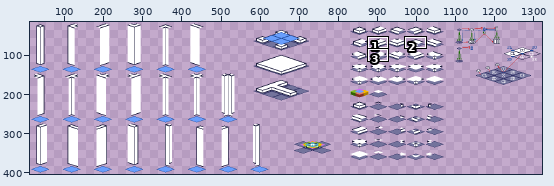
File history of a pixel-art file, assets/images/scratchpad.aseprite. The picture above shows the old version from afar; the outline marks the close-up.
Close-up. Old version:
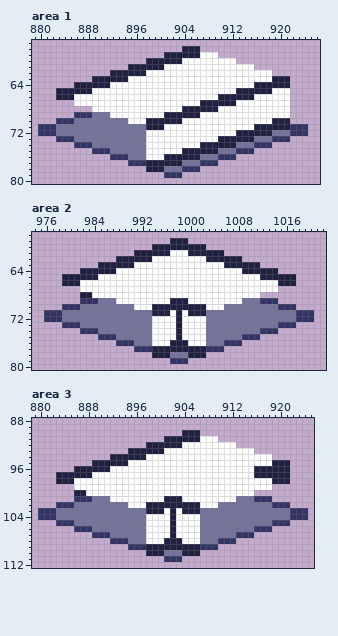
1344x416 pixels, 1 frame. Shown: area 1: x 879..926, y 57..80; area 2: x 974..1022, y 58..80; area 3: x 879..925, y 88..112. The wide view leaves out empty margins. The commit also changed other parts of the picture, which this record leaves out.
Once edited:
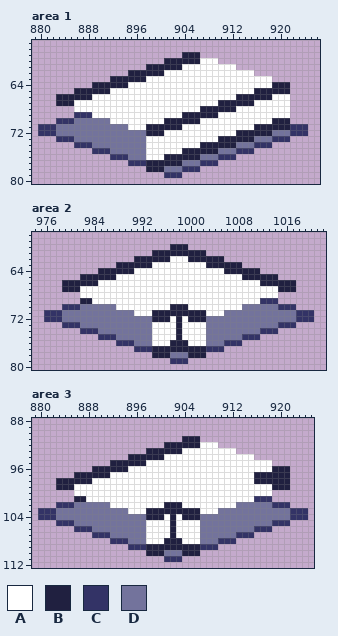
Palette (. is transparent): A #ffffff  B #202040  C #333366  D #73739c
What changed:
layer "walls and floors #2" removed
Changed rows in their new state; - is an unchanged pixel.
Area 1, layer "floors":
first column x 883:
58 ---------------------...---------------
59 ------------------...---...------------
60 ---------------...---BBB---...---------
61 ------------...---BBB---------...------
62 ---------...---BBB---------------...---
63 ------...---BBB---------------------...
64 ---...---BBB---------------------AAA---
65 ...---BBB---------------------AAA---BBB
66 ---BBB---------------------AAA---BBB---
67 BBB---------------------AAA---BBB------
68 ---AAA---------------AAA---BBB---------
69 ------AAA---------AAA---BBB------------
70 ---------AAA---AAA---BBB---------------
71 ------------AAA---BBB------------------
72 ---------------BBB---------------------
Area 2, layer "floors":
first column x 979:
59 ------------------...------------------
60 ---------------...---...---------------
61 ------------...---BBB---...------------
62 ---------...---BBB---BBB---...---------
63 ------...---BBB---------BBB---...------
64 ---...---BBB---------------BBB---...---
65 ...---BBB---------------------BBB---...
66 ---BBB---------------------------BBB---
67 BBB---------------------------------BBB
68 ---AA----------------------------AAA---
69 ---BBAAAA---------AAA---------AAA------
70 ---------AAA---AAA---AAA---AAA---------
71 ------------AAA---B-B---AAA------------
72 ---------------BBB---BBB---------------
Area 3, layer "floors":
first column x 883:
 90 ---------------------...---------------
 91 ------------------...---...------------
 92 ---------------...---BBB---...---------
 93 ------------...---BBB---------...------
 94 ---------...---BBB---------------...---
 95 ------...---BBB---------------------...
 96 ---...---BBB---------------------AAA---
 97 ...---BBB------------------------------
 98 ---BBB---------------------------BBB---
 99 BBB---------------------------------BBB
100 ---AA----------------------------AAA---
101 ---BBAAAA---------AAA---------AAA------
102 ---------AAA---AAA---AAA---AAA---------
103 ------------AAA---B-B---AAA------------
104 ---------------BBB---BBB---------------
Changed places in both close-ups, as pixel boxes (x1, y1, x2, y2):
changed: (56, 46, 290, 136)
changed: (62, 238, 296, 322)
changed: (56, 430, 290, 520)
